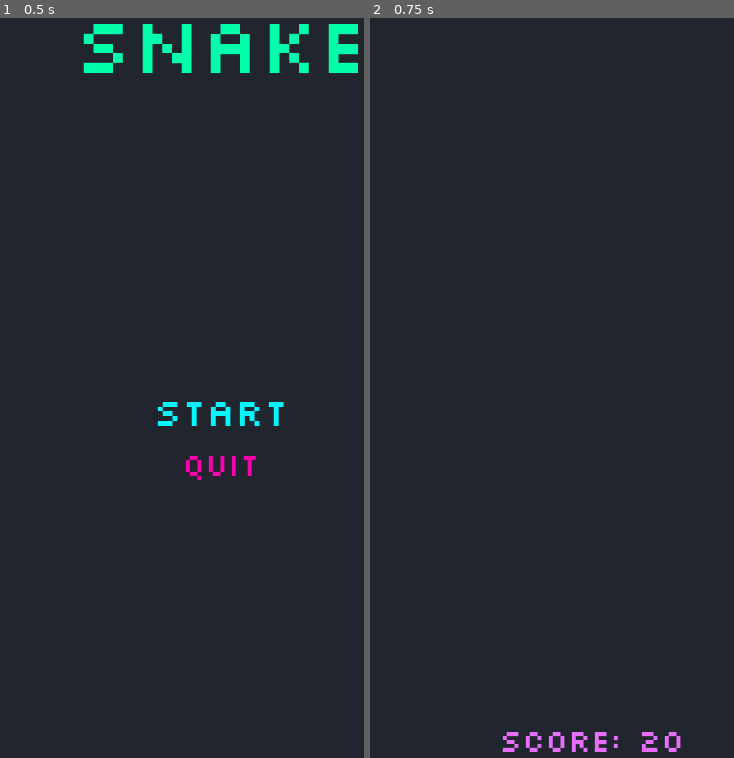
Above: before the commit, frames 1-2 (left to right).
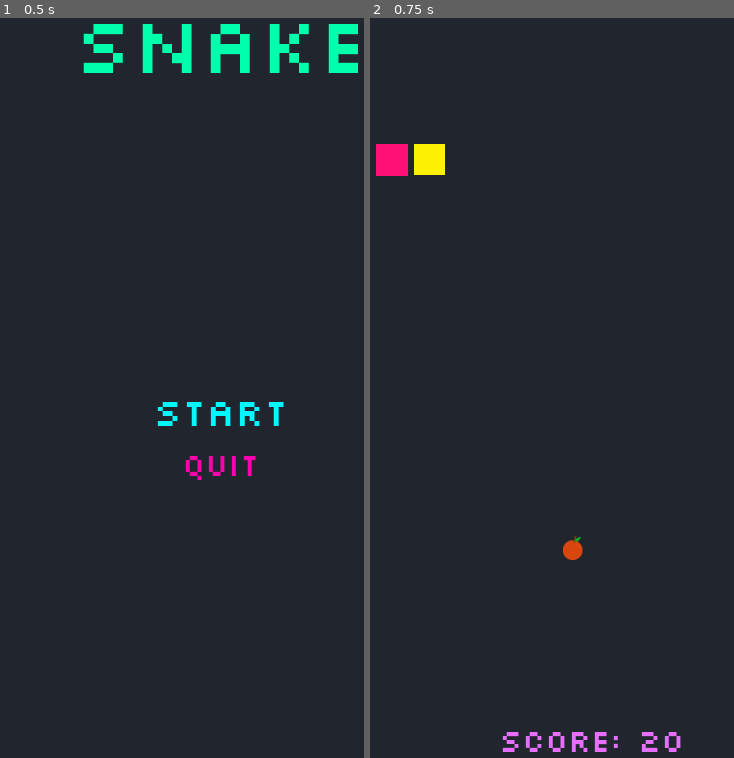
Above: after the commit, the same moments.

Repository: Gepsonka/MobileDev-Snake
Game: Godot game, scene res://MainMenu.tscn
Same seed, same stepped clock (60 frames per second), same inputs: the game is played once before the commit and once after it.
Inputs:
- Up to frame 1 (0.5 s): no input
- Up to frame 2 (0.75 s): click "Start" at 0.5 s

Frame 1 is identical in both runs. In frame 2, 0.9% of the frame differs, in the area x 1-59%, y 17-74%.

Commit message:
added basic assets

Diff:
--- /dev/null
+++ b/Food.gd
@@ -0,0 +1,17 @@
+extends Sprite
+
+
+# Declare member variables here. Examples:
+# var a = 2
+# var b = "text"
+
+
+# Called when the node enters the scene tree for the first time.
+func _ready():
+	pass
+
+
+
+# Called every frame. 'delta' is the elapsed time since the previous frame.
+#func _process(delta):
+#	pass
--- a/Game.tscn
+++ b/Game.tscn
@@ -1,4 +1,7 @@
-[gd_scene load_steps=3 format=2]
+[gd_scene load_steps=5 format=2]
+
+[ext_resource path="res://Food.gd" type="Script" id=1]
+[ext_resource path="res://assets/food.png" type="Texture" id=2]
 
 [sub_resource type="DynamicFontData" id=1]
 font_path = "res://Silkscreen-Regular.ttf"
@@ -24,3 +27,27 @@
 text = "Score: 20"
 align = 1
 valign = 1
+
+[node name="Food" type="Sprite" parent="."]
+position = Vector2( 276, 712 )
+texture = ExtResource( 2 )
+script = ExtResource( 1 )
+
+[node name="Snake" type="Node" parent="."]
+
+[node name="Head" type="ColorRect" parent="Snake"]
+margin_left = 25.0
+margin_top = 195.0
+margin_right = 65.0
+margin_bottom = 235.0
+color = Color( 1, 0.0666667, 0.470588, 1 )
+
+[node name="Body" type="ColorRect" parent="Snake"]
+margin_left = 73.0
+margin_top = 194.0
+margin_right = 113.0
+margin_bottom = 234.0
+color = Color( 1, 0.94902, 0.0196078, 1 )
+
+[node name="Timer" type="Timer" parent="."]
+wait_time = 0.5
Binary file added: assets/apple.png
Not shown, added: assets/apple.png.import
Binary file added: assets/food.png
Not shown, added: assets/food.png.import
Not shown, added: export_presets.cfg
